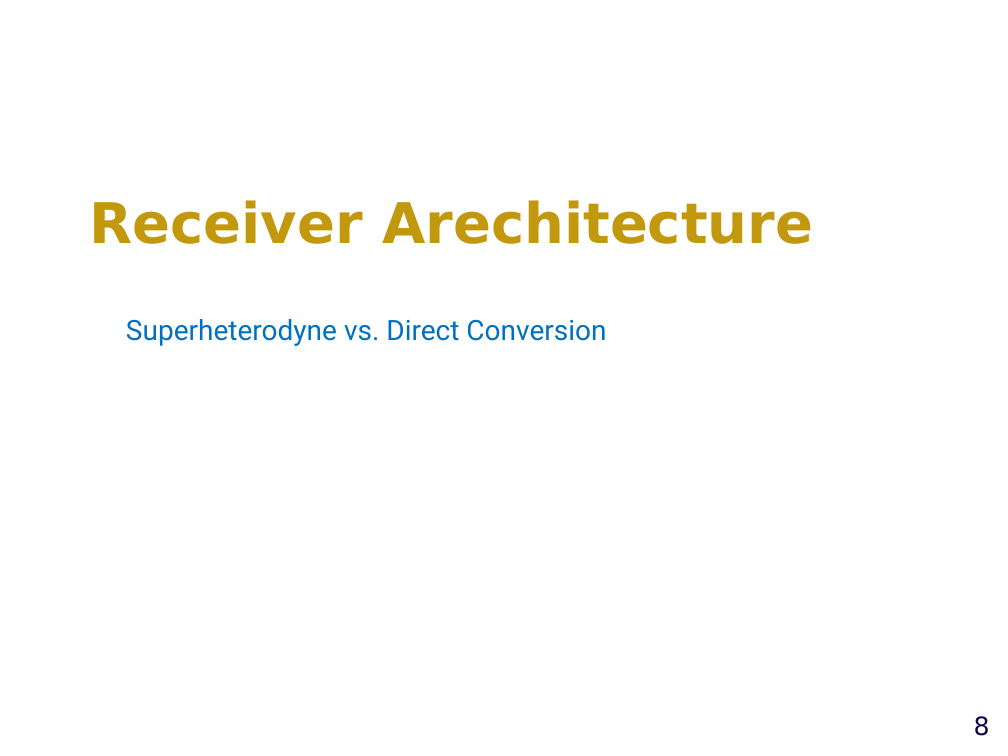
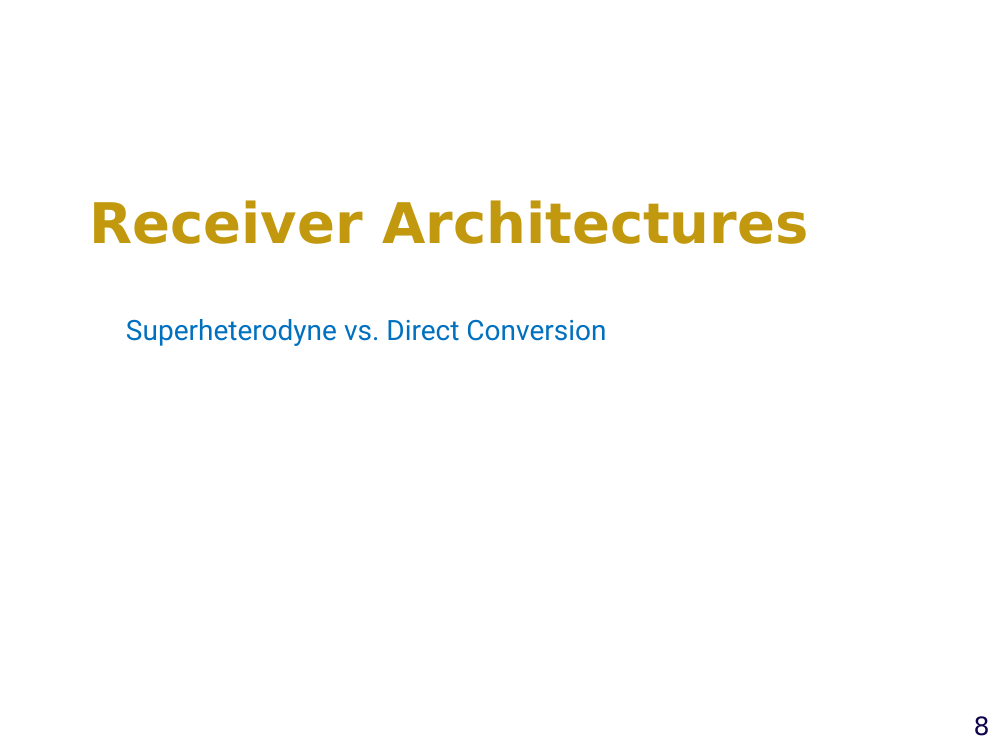
Before and after one commit to ucdart/UCD-EEC134, a slide deck: slide 8 of lectures/lec9/Lec9a-Superhet-DirectConv.pptx. Drawn at 1008x756 pixels with LibreOffice and Linux fonts; fonts in the diff are those of the drawing; background and template pictures are left out. Boxes give left, top, right and bottom in pixels: in the first picture for what was removed or moved away, otherwise in the second. Text is boxed around its words. In the diff, an @@ line names an element or a change of style, - is before the commit and + after.

Commit message:
update lectures

```diff
--- a/lectures/lec9/Lec9a-Superhet-DirectConv.pptx
+++ b/lectures/lec9/Lec9a-Superhet-DirectConv.pptx
@@ title at [90, 200, 808, 244]: text changed @@
-Receiver Arechitecture
+Receiver Architectures
```
Also in this commit, not shown: 1 other file.
